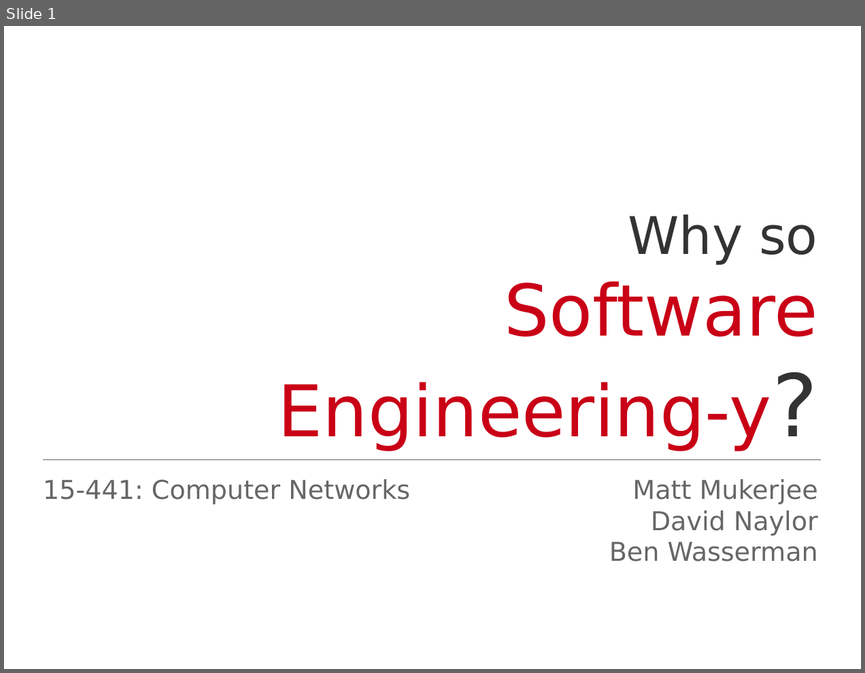
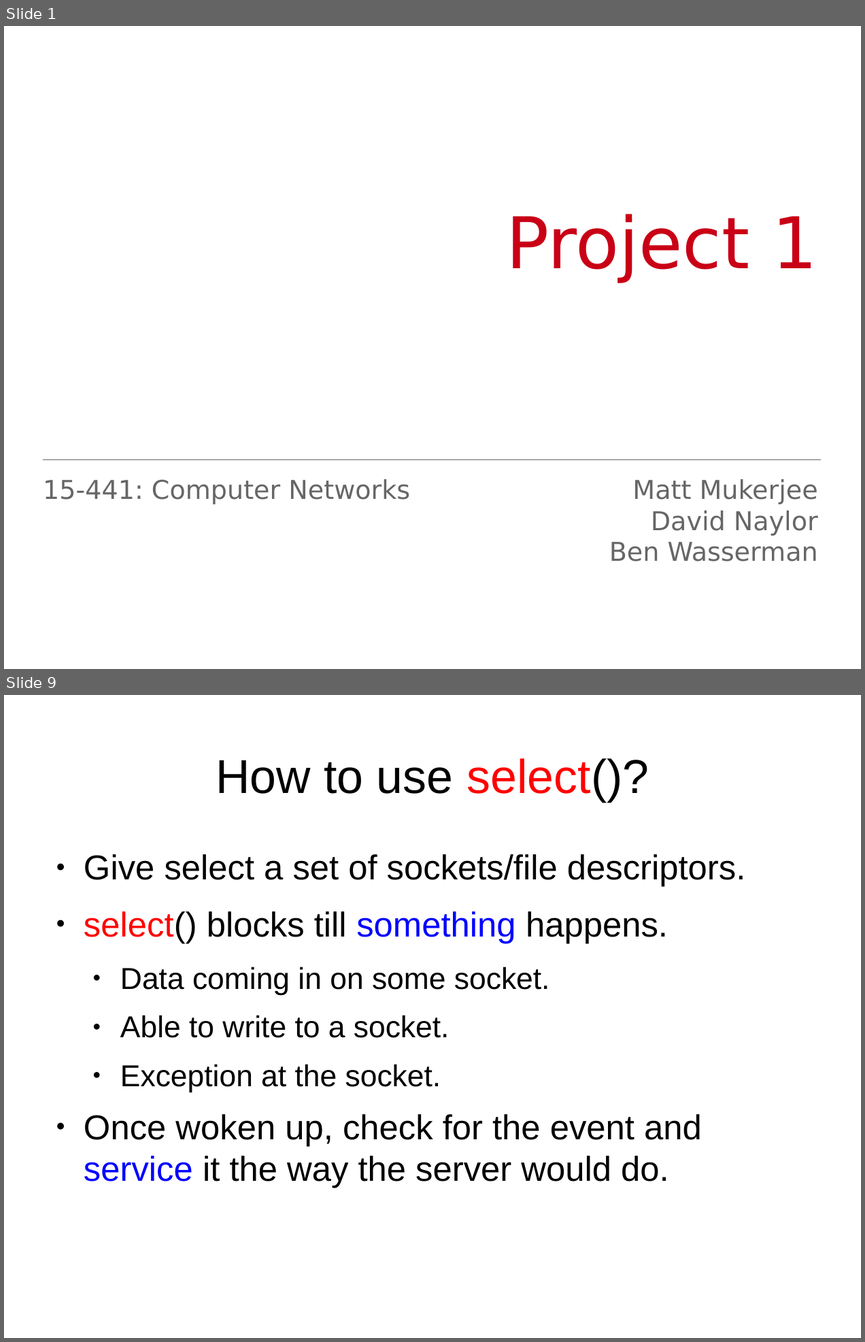
Before and after one commit to Jarvishappy/15-441-Recitation-Sessions, a slide deck: recitation2/src/recitation2.odp. Shown one above the other, each under a label of ours: slide 1 before the commit, slides 1 and 9 after it; the slides between them are not shown. The pictures are 865x673 and 865x1342 pixels, drawn with LibreOffice and Linux fonts; fonts in the diff are those of the drawing. Boxes give left, top, right and bottom in pixels: in the first picture for what was removed or moved away, otherwise in the second. Text is boxed around its words. In the diff, an @@ line names an element or a change of style, - is before the commit and + after.

```diff
--- a/recitation2/src/recitation2.odp
+++ b/recitation2/src/recitation2.odp
@@ slide 9 added at (x1=4, y1=695, x2=861, y2=1338), background #FFFFFF @@
@@ title added at (x1=215, y1=758, x2=649, y2=802), 44 pt, text #000000 @@
+How to use select()?
@@ text added at (x1=84, y1=854, x2=745, y2=1187), 32 pt, text #000000 @@
+● Give select a set of sockets/file descriptors.
+● select() blocks till something happens.
+  ● Data coming in on some socket.
+  ● Able to write to a socket.
+  ● Exception at the socket.
+● Once woken up, check for the event and service it the way the server would do.
@@ slide 1 changed as well @@
@@ subtitle at (x1=506, y1=214, x2=818, y2=282): text changed @@
-Why so
-Software Engineering-y?
+Project 1
```
Also in this commit, not shown: 21 other slides added, 38 slides removed, 11 other files.
